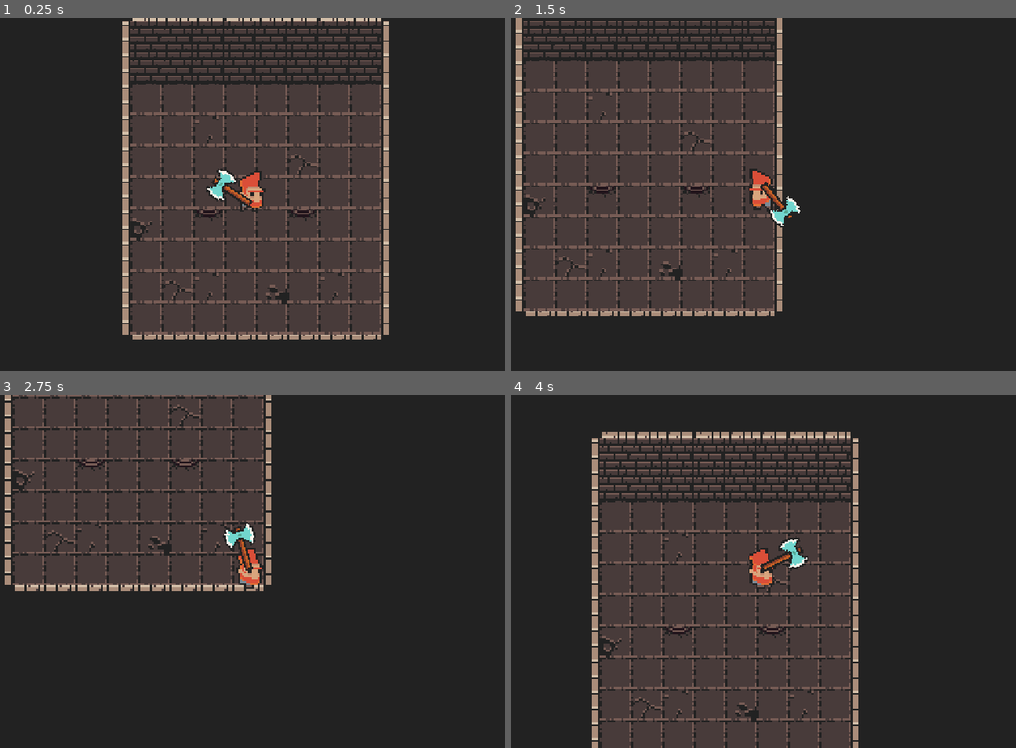
Above: before the commit, frames 1-4 (two rows, left to right).
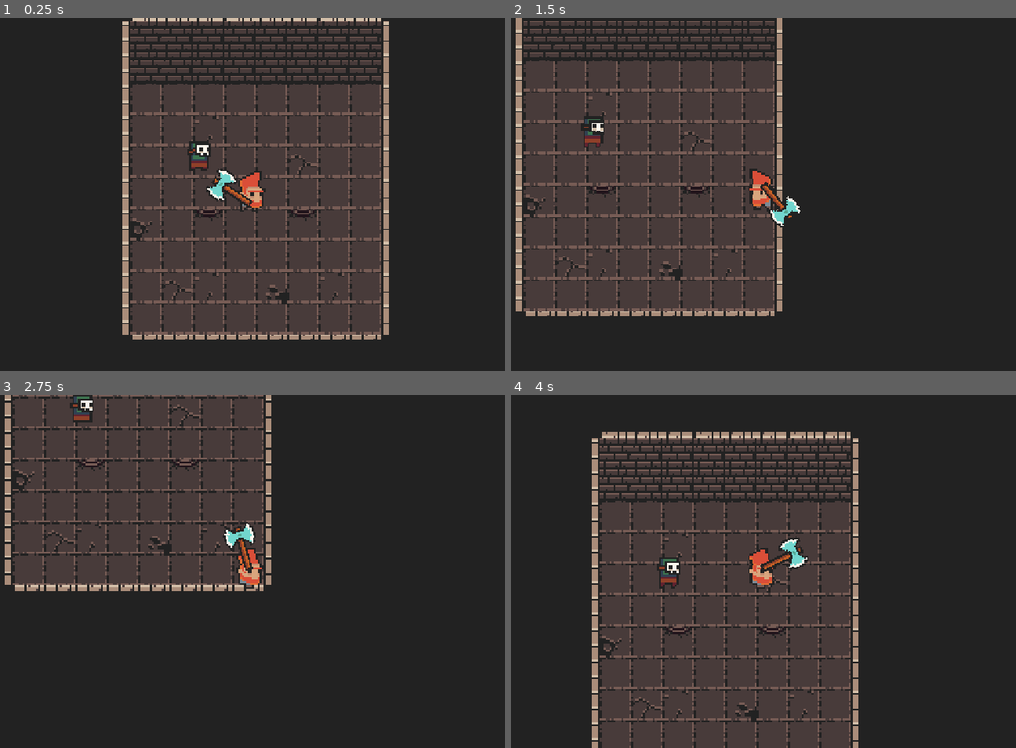
Above: after the commit, the same moments.

Repository: roanmorgan53/Clear-The-Keep
Game: Godot game, scene res://Scenes/game.tscn
Two runs of this game, one before a commit and one after it. Both use one fixed random seed, a clock stepped at 60 frames per second and the inputs below.
Inputs (mouse positions are in pixels of both pictures, inside the frame that each line leads up to):
- Up to frame 1 (0.25 s): no input
- Up to frame 2 (1.5 s): move the mouse to (899, 176) at 0.52 s; hold D (right) 0.53-1.28 s; click (899, 176) at 0.6 s; move the mouse to (637, 212) at 1.27 s; hold S (down) from 1.28 s (still down); click (637, 212) at 1.35 s
- Up to frame 3 (2.75 s): move the mouse to (313, 493) at 2.02 s; release S (down) at 2.03 s; hold D (right) from 2.03 s (still down); click (313, 493) at 2.1 s
- Up to frame 4 (4 s): move the mouse to (728, 642) at 2.77 s; release D (right) at 2.78 s; hold W (up) 2.78-3.53 s; click (728, 642) at 2.85 s; move the mouse to (950, 624) at 3.52 s; hold A (left) from 3.53 s (still down); click (950, 624) at 3.6 s

The runs differ from the first frame. In frame 1, 0.3% of the frame differs, in the area x 37-42%, y 34-44%; in frame 2, 0.3%, in the area x 13-19%, y 27-37%; in frame 3, 0.3%; in frame 4, 0.3%.

Commit message:
Added enemy FSM and animations

Diff:
--- a/Scenes/Enemy.tscn
+++ b/Scenes/Enemy.tscn
@@ -1,6 +1,87 @@
-[gd_scene load_steps=2 format=3 uid="uid://btnpofkx08pxc"]
+[gd_scene load_steps=15 format=3 uid="uid://btnpofkx08pxc"]
 
 [ext_resource type="Script" path="res://Scenes/enemy.gd" id="1_xx5ok"]
+[ext_resource type="Texture2D" uid="uid://b54hm44jxe5jv" path="res://Assets/Art/0x72_DungeonTilesetII_v1.7/0x72_DungeonTilesetII_v1.7/0x72_DungeonTilesetII_v1.7.png" id="2_b4qua"]
+[ext_resource type="Script" path="res://Scripts/EnemyFiniteStateMachine.gd" id="3_yhofl"]
+
+[sub_resource type="AtlasTexture" id="AtlasTexture_0ja3s"]
+atlas = ExtResource("2_b4qua")
+region = Rect2(368, 155, 16, 26)
+
+[sub_resource type="AtlasTexture" id="AtlasTexture_3m0hd"]
+atlas = ExtResource("2_b4qua")
+region = Rect2(384, 155, 16, 26)
+
+[sub_resource type="AtlasTexture" id="AtlasTexture_c6ck6"]
+atlas = ExtResource("2_b4qua")
+region = Rect2(400, 155, 16, 26)
+
+[sub_resource type="AtlasTexture" id="AtlasTexture_svmsm"]
+atlas = ExtResource("2_b4qua")
+region = Rect2(416, 155, 16, 26)
+
+[sub_resource type="AtlasTexture" id="AtlasTexture_ywvlr"]
+atlas = ExtResource("2_b4qua")
+region = Rect2(416, 155, 16, 26)
+
+[sub_resource type="AtlasTexture" id="AtlasTexture_etrth"]
+atlas = ExtResource("2_b4qua")
+region = Rect2(432, 155, 16, 26)
+
+[sub_resource type="AtlasTexture" id="AtlasTexture_qpnm6"]
+atlas = ExtResource("2_b4qua")
+region = Rect2(448, 155, 16, 26)
+
+[sub_resource type="AtlasTexture" id="AtlasTexture_517ey"]
+atlas = ExtResource("2_b4qua")
+region = Rect2(464, 155, 16, 26)
+
+[sub_resource type="AtlasTexture" id="AtlasTexture_sain4"]
+atlas = ExtResource("2_b4qua")
+region = Rect2(480, 155, 16, 26)
+
+[sub_resource type="SpriteFrames" id="SpriteFrames_cqmrs"]
+animations = [{
+"frames": [{
+"duration": 1.0,
+"texture": SubResource("AtlasTexture_0ja3s")
+}, {
+"duration": 1.0,
+"texture": SubResource("AtlasTexture_3m0hd")
+}, {
+"duration": 1.0,
+"texture": SubResource("AtlasTexture_c6ck6")
+}, {
+"duration": 1.0,
+"texture": SubResource("AtlasTexture_svmsm")
+}],
+"loop": true,
+"name": &"idle",
+"speed": 5.0
+}, {
+"frames": [{
+"duration": 1.0,
+"texture": SubResource("AtlasTexture_ywvlr")
+}, {
+"duration": 1.0,
+"texture": SubResource("AtlasTexture_etrth")
+}, {
+"duration": 1.0,
+"texture": SubResource("AtlasTexture_qpnm6")
+}, {
+"duration": 1.0,
+"texture": SubResource("AtlasTexture_517ey")
+}, {
+"duration": 1.0,
+"texture": SubResource("AtlasTexture_sain4")
+}],
+"loop": true,
+"name": &"move",
+"speed": 10.0
+}]
+
+[sub_resource type="CircleShape2D" id="CircleShape2D_l7m76"]
+radius = 85.2878
 
 [node name="Enemy" type="CharacterBody2D"]
 script = ExtResource("1_xx5ok")
@@ -8,3 +89,15 @@
 [node name="CollisionShape2D" type="CollisionShape2D" parent="."]
 
 [node name="AnimatedSprite2D" type="AnimatedSprite2D" parent="."]
+sprite_frames = SubResource("SpriteFrames_cqmrs")
+animation = &"idle"
+frame_progress = 0.501581
+
+[node name="AggressionArea" type="Area2D" parent="."]
+
+[node name="CollisionShape2D" type="CollisionShape2D" parent="AggressionArea"]
+light_mask = 2
+shape = SubResource("CircleShape2D_l7m76")
+
+[node name="FiniteStateMachine" type="Node" parent="."]
+script = ExtResource("3_yhofl")
--- a/Scenes/Player.tscn
+++ b/Scenes/Player.tscn
@@ -10,7 +10,7 @@
 [ext_resource type="Texture2D" uid="uid://csrab340ikfgh" path="res://Assets/Art/0x72_DungeonTilesetII_v1.7/0x72_DungeonTilesetII_v1.7/frames/dwarf_m_run_anim_f1.png" id="7_lypgj"]
 [ext_resource type="Texture2D" uid="uid://dsgwpc2055uo4" path="res://Assets/Art/0x72_DungeonTilesetII_v1.7/0x72_DungeonTilesetII_v1.7/frames/dwarf_m_run_anim_f2.png" id="8_jftie"]
 [ext_resource type="Texture2D" uid="uid://bdl4tbeo48h56" path="res://Assets/Art/0x72_DungeonTilesetII_v1.7/0x72_DungeonTilesetII_v1.7/frames/dwarf_m_run_anim_f3.png" id="9_hxk7q"]
-[ext_resource type="Script" path="res://Scripts/FiniteStateMachine.gd" id="11_dgsig"]
+[ext_resource type="Script" path="res://Scripts/PlayerFiniteStateMachine.gd" id="11_dgsig"]
 [ext_resource type="Texture2D" uid="uid://b6qpa5nw1hl5f" path="res://Assets/Art/0x72_DungeonTilesetII_v1.7/0x72_DungeonTilesetII_v1.7/frames/weapon_double_axe.png" id="11_t28gl"]
 
 [sub_resource type="SpriteFrames" id="SpriteFrames_g1dqa"]
@@ -63,6 +63,33 @@
 "idle": SubResource("Animation_yh3r6")
 }
 
+[sub_resource type="Animation" id="Animation_wjlsc"]
+length = 0.001
+tracks/0/type = "value"
+tracks/0/imported = false
+tracks/0/enabled = true
+tracks/0/path = NodePath("Node2D:rotation")
+tracks/0/interp = 1
+tracks/0/loop_wrap = true
+tracks/0/keys = {
+"times": PackedFloat32Array(0),
+"transitions": PackedFloat32Array(1),
+"update": 0,
+"values": [-1.45037]
+}
+tracks/1/type = "value"
+tracks/1/imported = false
+tracks/1/enabled = true
+tracks/1/path = NodePath("Node2D/Sprite2D:rotation")
+tracks/1/interp = 1
+tracks/1/loop_wrap = true
+tracks/1/keys = {
+"times": PackedFloat32Array(0),
+"transitions": PackedFloat32Array(1),
+"update": 0,
+"values": [0.0]
+}
+
 [sub_resource type="Animation" id="Animation_15ngp"]
 resource_name = "attack"
 length = 1.25
@@ -90,33 +117,6 @@
 "transitions": PackedFloat32Array(1, 1, 1),
 "update": 0,
 "values": [0.0, 6.28319, 0.0]
-}
-
-[sub_resource type="Animation" id="Animation_wjlsc"]
-length = 0.001
-tracks/0/type = "value"
-tracks/0/imported = false
-tracks/0/enabled = true
-tracks/0/path = NodePath("Node2D:rotation")
-tracks/0/interp = 1
-tracks/0/loop_wrap = true
-tracks/0/keys = {
-"times": PackedFloat32Array(0),
-"transitions": PackedFloat32Array(1),
-"update": 0,
-"values": [-1.45037]
-}
-tracks/1/type = "value"
-tracks/1/imported = false
-tracks/1/enabled = true
-tracks/1/path = NodePath("Node2D/Sprite2D:rotation")
-tracks/1/interp = 1
-tracks/1/loop_wrap = true
-tracks/1/keys = {
-"times": PackedFloat32Array(0),
-"transitions": PackedFloat32Array(1),
-"update": 0,
-"values": [0.0]
 }
 
 [sub_resource type="AnimationLibrary" id="AnimationLibrary_2cwid"]
--- a/Scenes/game.tscn
+++ b/Scenes/game.tscn
@@ -1,8 +1,9 @@
-[gd_scene load_steps=4 format=3 uid="uid://bxlc4svho8mnf"]
+[gd_scene load_steps=5 format=3 uid="uid://bxlc4svho8mnf"]
 
 [ext_resource type="PackedScene" uid="uid://byfq2y2g4danq" path="res://Scenes/background.tscn" id="1_2u2m8"]
 [ext_resource type="PackedScene" uid="uid://du5djhvh8si7i" path="res://Scenes/spawn_room.tscn" id="1_rv0n7"]
 [ext_resource type="PackedScene" uid="uid://b0v3ulskii6dn" path="res://Scenes/Player.tscn" id="2_4oc4n"]
+[ext_resource type="PackedScene" uid="uid://btnpofkx08pxc" path="res://Scenes/Enemy.tscn" id="4_sunqj"]
 
 [node name="Game" type="Node2D"]
 
@@ -18,3 +19,6 @@
 [node name="Camera2D" type="Camera2D" parent="Player"]
 zoom = Vector2(1.5, 1.5)
 position_smoothing_speed = 10.0
+
+[node name="Enemy" parent="." instance=ExtResource("4_sunqj")]
+position = Vector2(-15, -16)
--- /dev/null
+++ b/Scripts/EnemyFiniteStateMachine.gd
@@ -0,0 +1,29 @@
+extends FiniteStateMachine
+
+func _init() -> void:
+	_add_state("idle")
+	_add_state("move")
+
+func _ready() -> void:
+	animated_sprite.play("idle")
+	state = states.idle
+
+func _state_logic(_delta: float) -> void:
+	parent.move()
+
+func _get_transition() -> int:
+	match state:
+		states.idle:
+			if parent.velocity.length() > 10:
+				return states.move
+		states.move:
+			if parent.velocity.length() < 10:
+				return states.idle
+	return -1
+
+func _enter_state(_previous_state: int, new_state: int) -> void:
+	match new_state:
+		states.idle:
+			animated_sprite.play("idle")
+		states.move:
+			animated_sprite.play("move")
Renamed: Scripts/FiniteStateMachine.gd -> Scripts/PlayerFiniteStateMachine.gd
